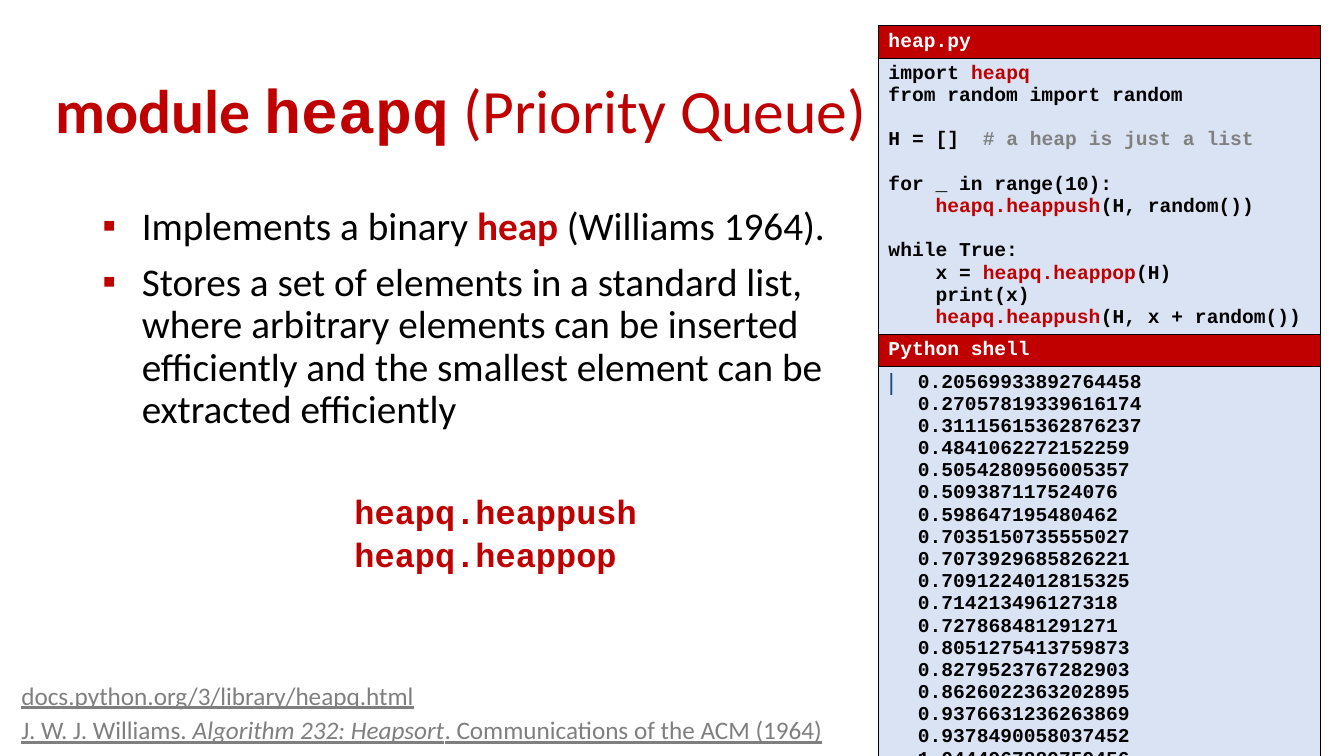
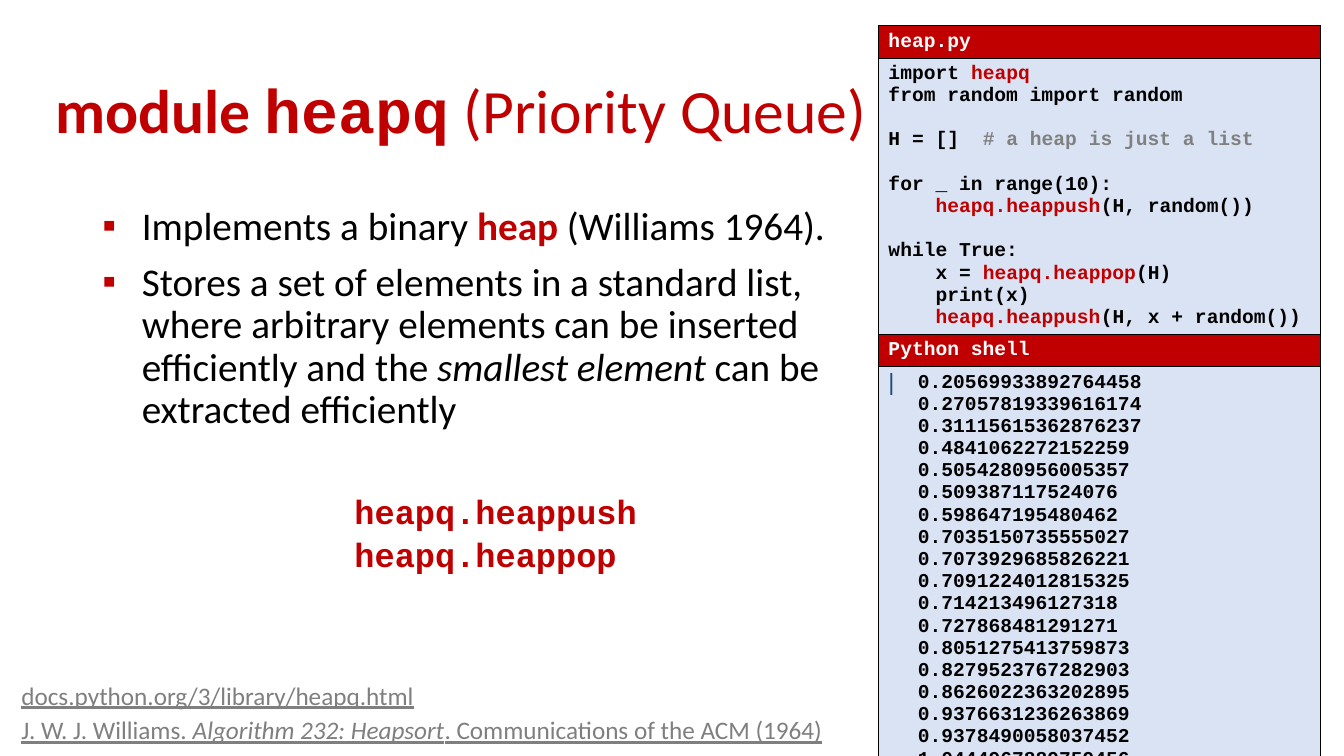
Before and after one commit to gsbrodal/gsbrodal.github.io, a slide deck: slide 18 of ipsa/slides/modules.pptx. Drawn at 1344x756 pixels with LibreOffice and Linux fonts; fonts in the diff are those of the drawing. Boxes give left, top, right and bottom in pixels: in the first picture for what was removed or moved away, otherwise in the second. Text is boxed around its words. In the diff, an @@ line names an element or a change of style, - is before the commit and + after.

Commit message:
updated module slides

```diff
--- a/ipsa/slides/modules.pptx
+++ b/ipsa/slides/modules.pptx
@@ text at (x1=142, y1=268, x2=819, y2=430): italic on in "smallest element" @@
```
Also in this commit, not shown: 7 other slides changed, 5 other files.
